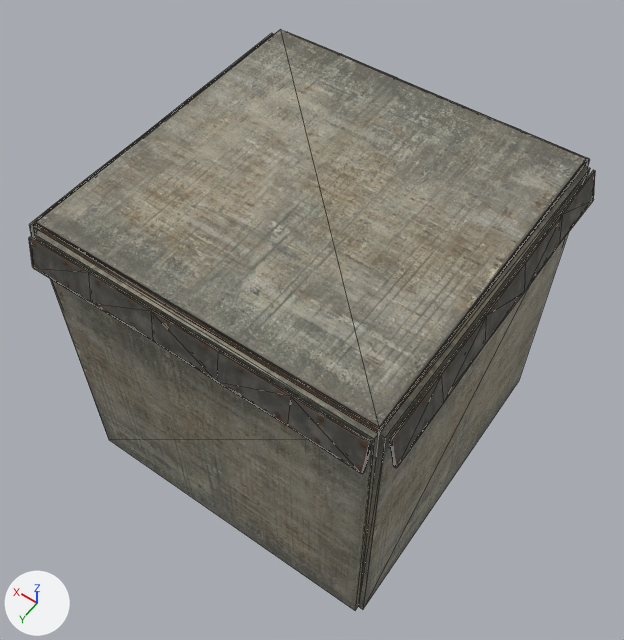
Before and after pictures for a commit that changed the glTF model public/models/square-foundation.armored.glb.
One viewpoint serves both versions: a 50 mm lens placed at (-2.76, 3.97, 4.65), pointed at (0.03, 0.07, -1.49). Arrows for +X, +Y and +Z are at lower left; the lights stay in place. The picture after the commit comes second. Mesh edges are drawn as thin lines. Vertices at exactly the same position are counted once.

Names of what the first picture shows: 'square-foundation.armored'.
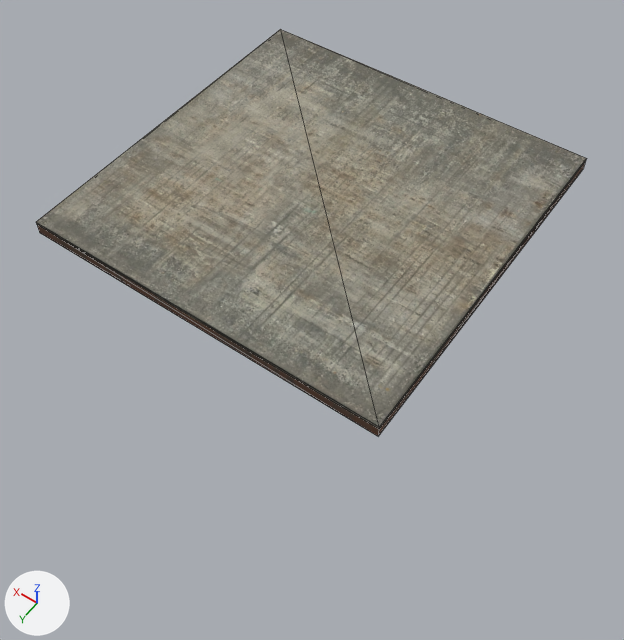
What differs and where, as boxes [x1, y1, x2, y2] in the pictures (624 x 640 px):
'square-foundation.armored', reshaped (30% shorter): before [29, 29, 595, 611]; after [36, 29, 587, 436]
part 1 of me_square_foundation_armored, deleted: before [29, 32, 595, 611]

The change, as a list of edits to the scene's bpy script:
```text
Change me_square_foundation_armored:
    used by ob_square_foundation_armored; location = (0.0, 0.0, 0.0)
    remove me_square_foundation_armored.from_pydata(...)  # 248 vertices, 380 faces; spans x -1.66..1.66, y -1.66..1.66, z -3.0..0.08
    add me_square_foundation_armored.from_pydata(...)  # 88 vertices, 108 faces; spans x -1.5..1.5, y -1.5..1.5, z -0.04..0.08
    me_square_foundation_armored part 1: 8 loose pieces with 160 vertices, spanning x -1.66..1.66, y -1.66..1.66, z -3.0..0.01, are deleted
```
